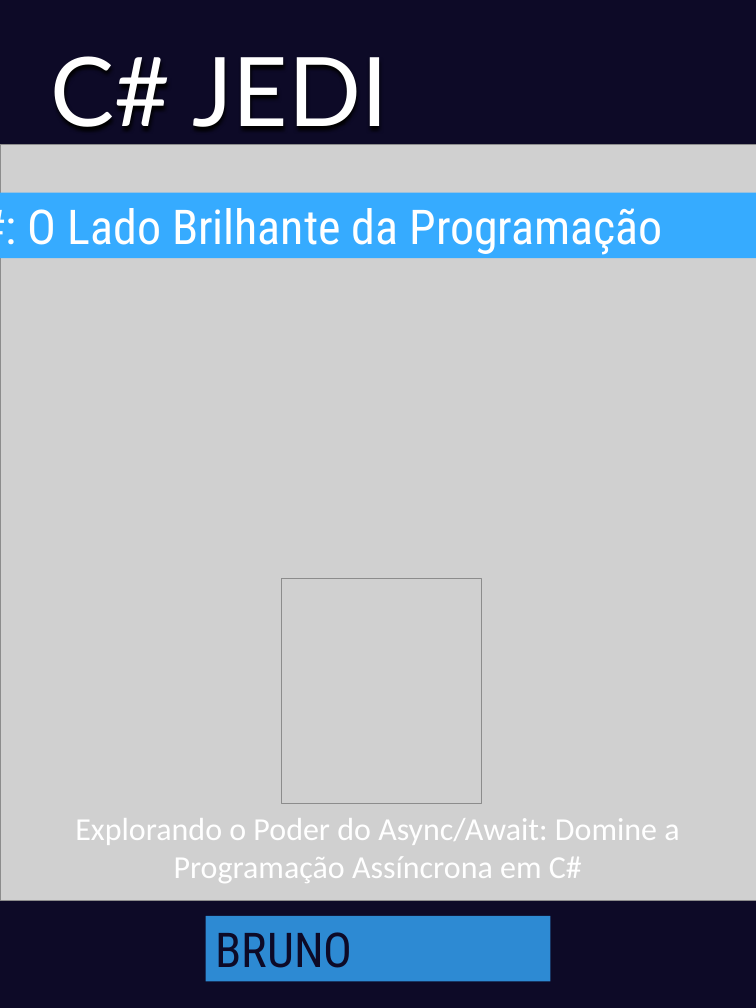
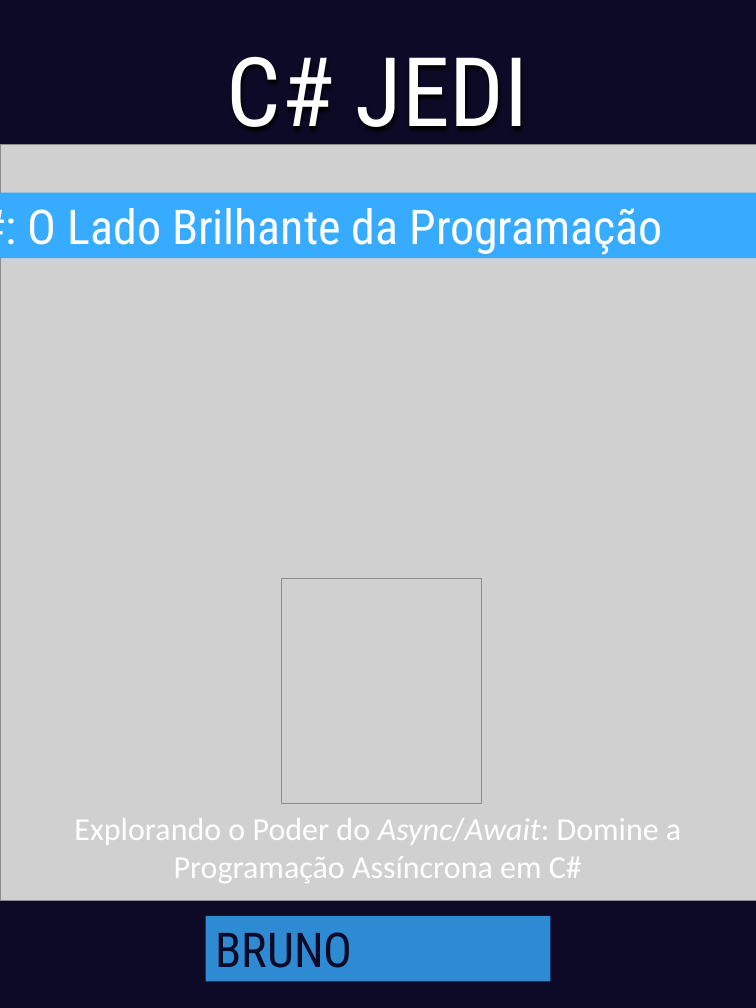
Before and after one commit to BrunoHCS/prompts-create-a-ebook, a slide deck: slide 1 of output/ebook - template.odp. Drawn at 756x1008 pixels with LibreOffice and Linux fonts; fonts in the diff are those of the drawing; grey boxes stand for pictures. Boxes give left, top, right and bottom in pixels: in the first picture for what was removed or moved away, otherwise in the second. Text is boxed around its words. In the diff, an @@ line names an element or a change of style, - is before the commit and + after.

```diff
--- a/output/ebook - template.odp
+++ b/output/ebook - template.odp
@@ text "C# JEDI": place and size @@
-text "C# JEDI" at (51, 56, 388, 127)
+text "C# JEDI" at (227, 57, 529, 148)
@@ text "C# JEDI" at (227, 57, 529, 148): font Lato to Roboto Condensed; alignment left to centre @@
@@ text "Explorando o Poder do Async/Await: ..." at (74, 818, 681, 883): italic on in "Async/Await:" @@
```
Also in this commit, not shown: 4 other slides changed, 9 slides added, 18 slides removed, 2 other files.
